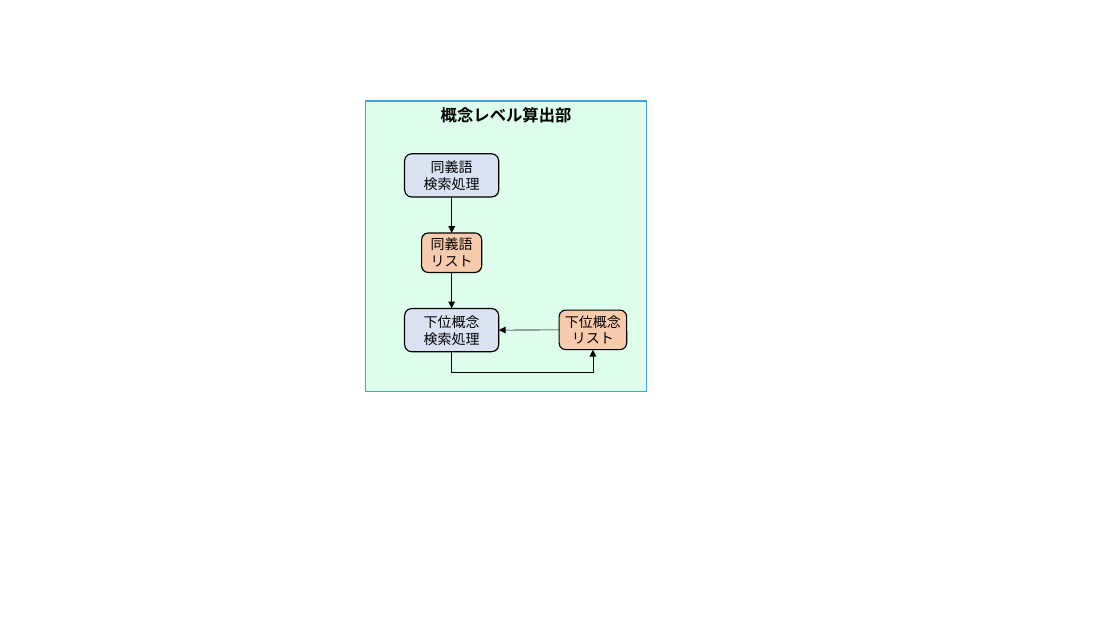
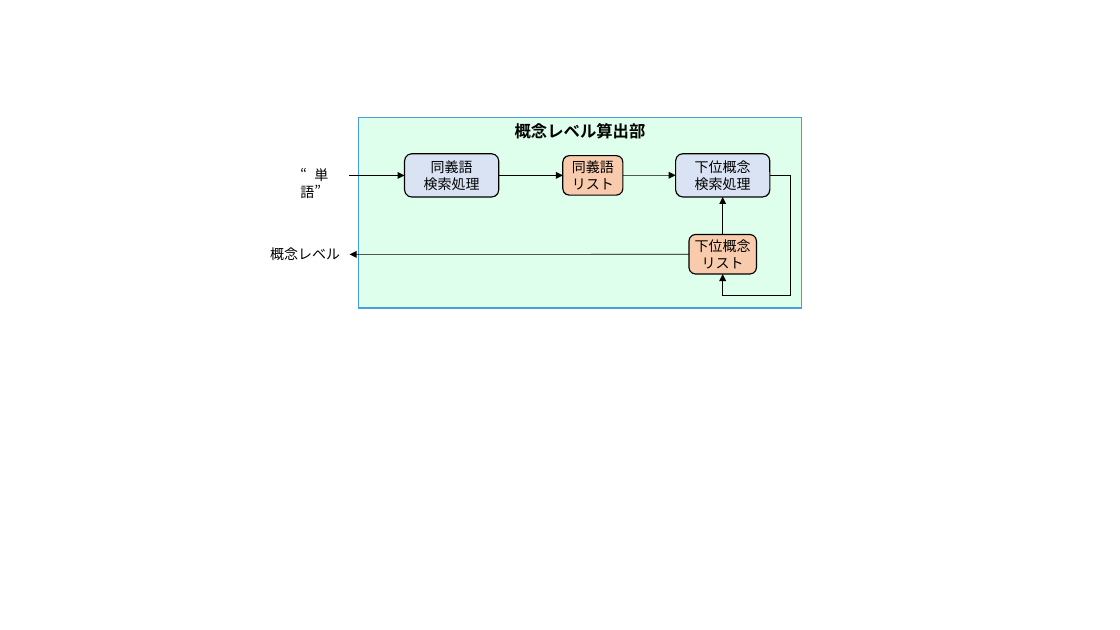
Before and after one commit to sugaken0528/masterPaper, a slide deck: slide 4 of image/sozai.pptx. Drawn at 1120x630 pixels with LibreOffice and Linux fonts; fonts in the diff are those of the drawing. Boxes give left, top, right and bottom in pixels: in the first picture for what was removed or moved away, otherwise in the second. Text is boxed around its words. In the diff, an @@ line names an element or a change of style, - is before the commit and + after.

Commit message:
単語リストにパラメータを追加する処理の説明を書き始める

```diff
--- a/image/sozai.pptx
+++ b/image/sozai.pptx
@@ rectangle "概念レベル算出部": place and size @@
-rectangle "概念レベル算出部" at <box>365,101,646,392</box>
+rectangle "概念レベル算出部" at <box>359,118,802,308</box>
@@ text added at <box>300,168,328,198</box>, 12 pt, text #000000 @@
+“単語”
@@ arrow added from (350, 176) to (405, 176), #000000 0.5 pt @@
@@ arrow moved from (452, 197) - (452, 233) to (499, 176) - (563, 176) @@
@@ rounded rectangle "同義語": place and size @@
-rounded rectangle "同義語" at <box>422,233,482,272</box>
+rounded rectangle "同義語" at <box>563,155,623,195</box>
@@ arrow moved from (452, 272) - (452, 308) to (623, 176) - (676, 176) @@
@@ rounded rectangle "下位概念": place and size @@
-rounded rectangle "下位概念" at <box>405,308,499,352</box>
+rounded rectangle "下位概念" at <box>676,154,770,197</box>
@@ elbow arrow moved from (452, 352) - (593, 350) to (770, 176) - (723, 274) @@
@@ arrow moved from (560, 330) - (499, 330) to (723, 234) - (723, 197) @@
@@ rounded rectangle "下位概念": place and size @@
-rounded rectangle "下位概念" at <box>560,310,627,350</box>
+rounded rectangle "下位概念" at <box>689,234,756,274</box>
@@ text added at <box>270,247,340,260</box>, 12 pt, text #000000 @@
+概念レベル
@@ arrow added from (689, 255) to (350, 255), #000000 0.5 pt @@
```
Also in this commit, not shown: 1 other slide changed, 3 other files.
